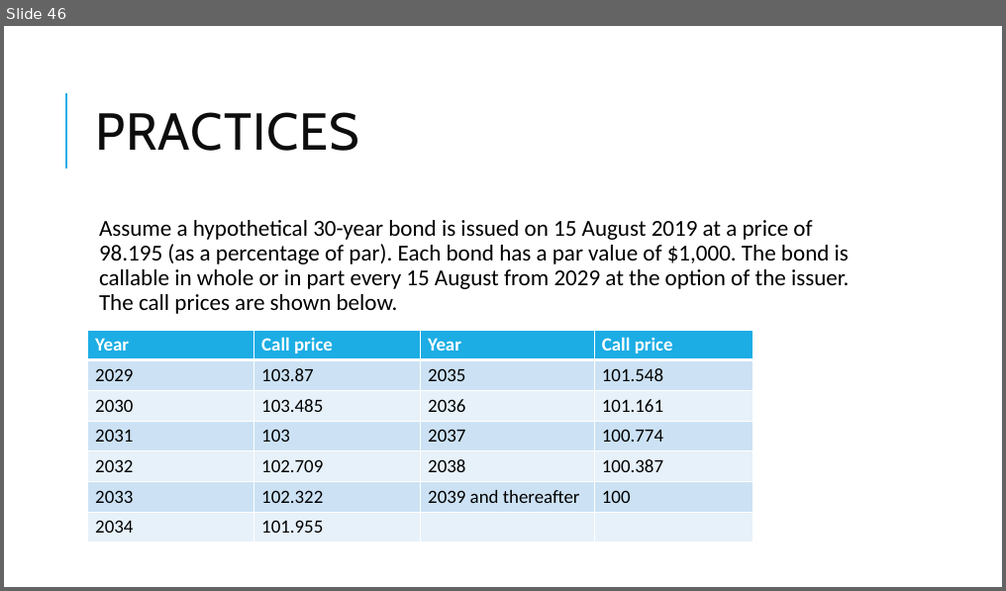
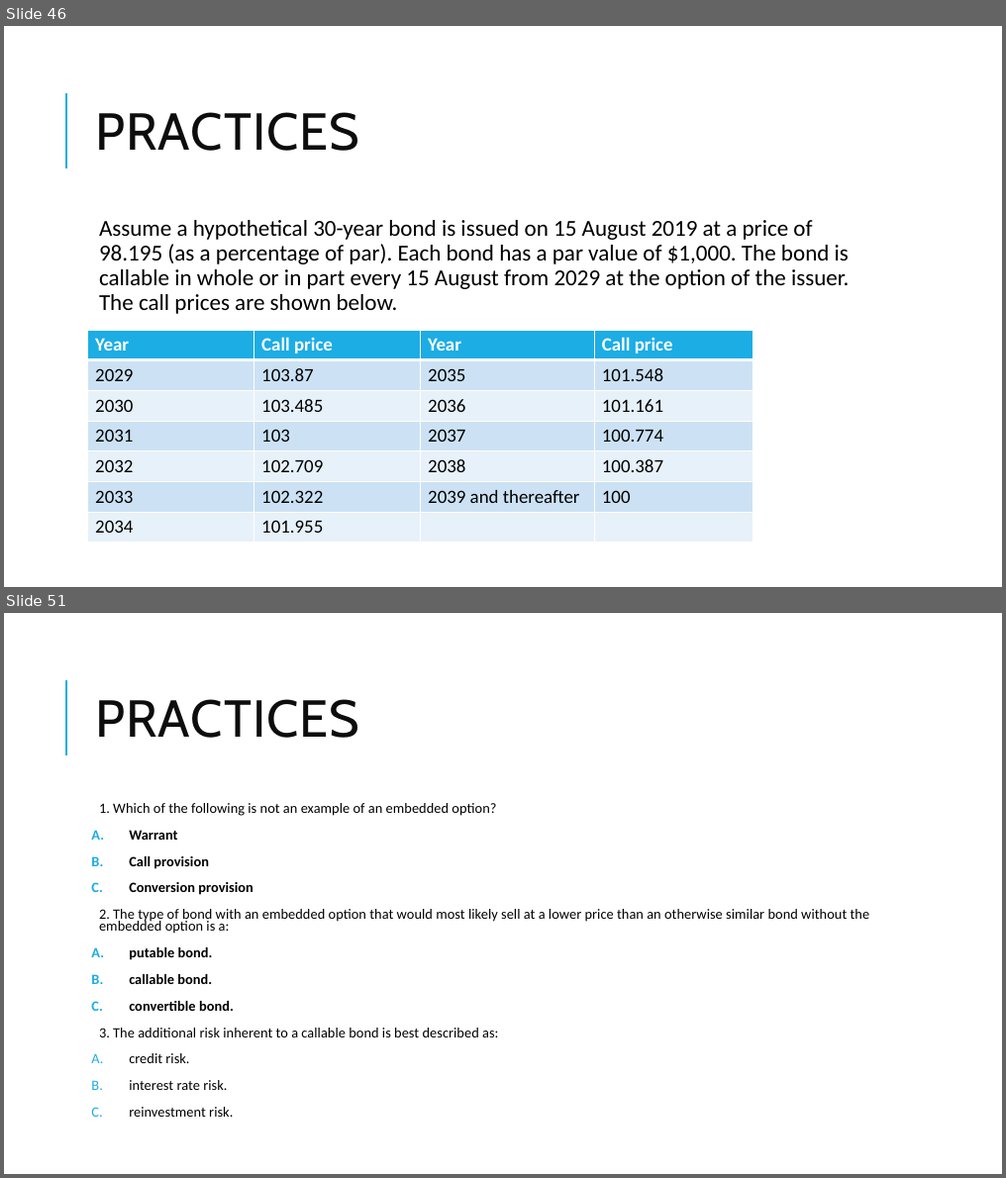
Before and after one commit to Isco0530/data, a slide deck: Fixed Income.pptx. Shown one above the other, each under a label of ours: slide 46 before the commit, slides 46 and 51 after it; the slides between them are not shown. The pictures are 1006x591 and 1006x1178 pixels, drawn with LibreOffice and Linux fonts; fonts in the diff are those of the drawing. Boxes give left, top, right and bottom in pixels: in the first picture for what was removed or moved away, otherwise in the second. Text is boxed around its words. In the diff, an @@ line names an element or a change of style, - is before the commit and + after.

```diff
--- a/Fixed Income.pptx
+++ b/Fixed Income.pptx
@@ slide 51 added at <box>4,613,1002,1174</box>, background #FFFFFF; not listed: 1 template element that a slide beside it also shows @@
@@ title added at <box>95,699,359,738</box>, 50 pt, text #0D0D0D @@
+PRACTICES
@@ text added at <box>99,803,870,1117</box>, 13.8 pt, text #000000 @@
+  1. Which of the following is not an example of an embedded option?
+A. Warrant
+B. Call provision
+C. Conversion provision
+  2. The type of bond with an embedded option that would most likely sell at a lower price than an otherwise similar bond without the embedded option is a:
+A. putable bond.
+B. callable bond.
+C. convertible bond.
+  3. The additional risk inherent to a callable bond is best described as:
+A. credit risk.
+B. interest rate risk.
+C. reinvestment risk.
```
Also in this commit, not shown: 1 slide changed, 4 other slides added.
